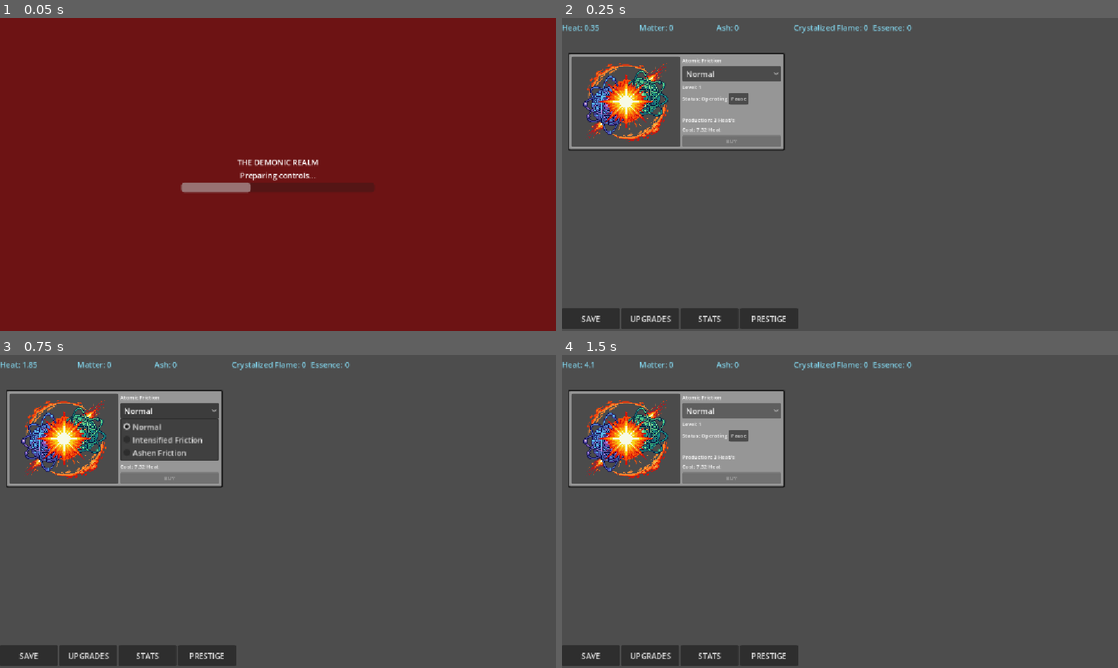
Above: before the commit, frames 1-4 (two rows, left to right).
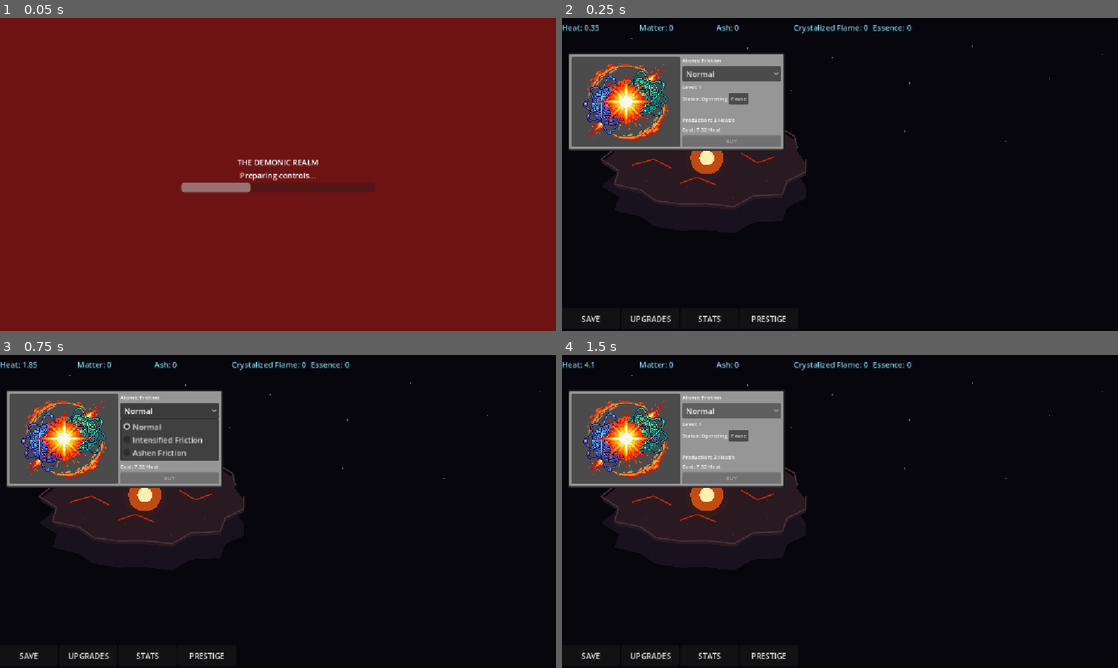
Above: after the commit, the same moments.

Repository: Goghin/Demonic-incremental
Game: Godot game, scene res://game.tscn
The game is run twice, just before and just after one commit, with the same random seed, the same clock (stepped at 60 frames per second) and the same inputs.
Inputs:
- Up to frame 1 (0.05 s): no input
- Up to frame 2 (0.25 s): no input
- Up to frame 3 (0.75 s): click "Normal" at 0.5 s
- Up to frame 4 (1.5 s): click "Normal" at 1.25 s

Frame 1 is identical in both runs. In frame 2, 87% of the frame differs, in the area x 0-100%, y 0-100%; in frame 3, 87%; in frame 4, 87%.

Commit message:
Add procedural RealmView to main scene

Diff:
--- a/game.gd
+++ b/game.gd
@@ -24,6 +24,12 @@
 	"res://UI/upgrade_panel.tscn"
 )
 
+var realm_view_scene = preload(
+	"res://UI/RealmView.gd"
+)
+
+var realm_view: RealmView
+
 @onready var loading_screen: Control = $LoadingScreen
 
 
@@ -38,6 +44,8 @@
 	await get_tree().process_frame
 
 	state = GameState.new()
+
+	_create_realm_view()
 
 	loading_screen.set_status(
 		"Initializing the simulation..."
@@ -200,6 +208,19 @@
 
 	is_loading = false
 	loading_screen.visible = false
+
+
+func _create_realm_view() -> void:
+	realm_view = realm_view_scene.new()
+	realm_view.name = "RealmView"
+	realm_view.set_anchors_and_offsets_preset(
+		Control.PRESET_FULL_RECT
+	)
+	realm_view.mouse_filter = Control.MOUSE_FILTER_IGNORE
+	realm_view.z_index = -10
+
+	add_child(realm_view)
+	realm_view.setup(state)
 
 
 # ============================================================
